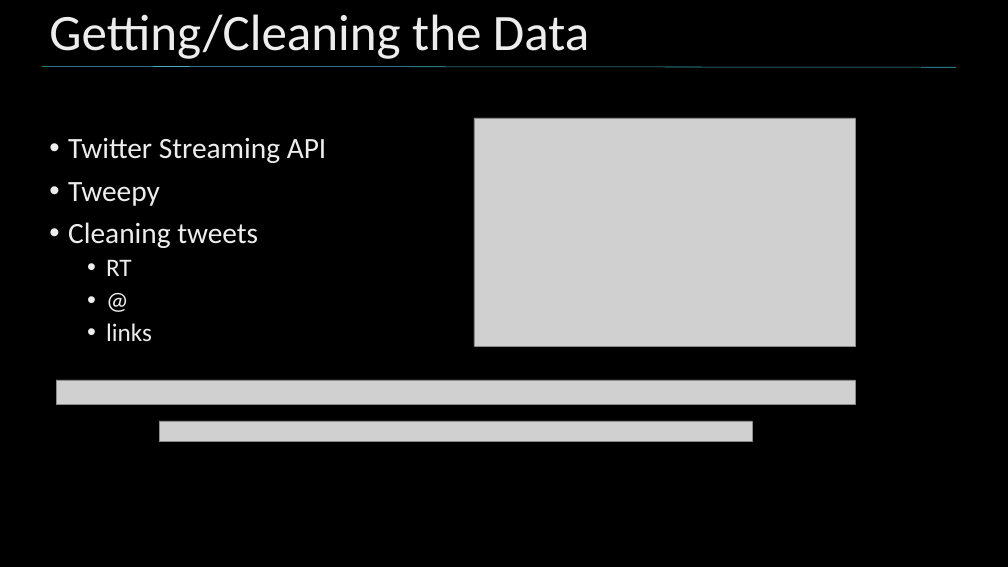
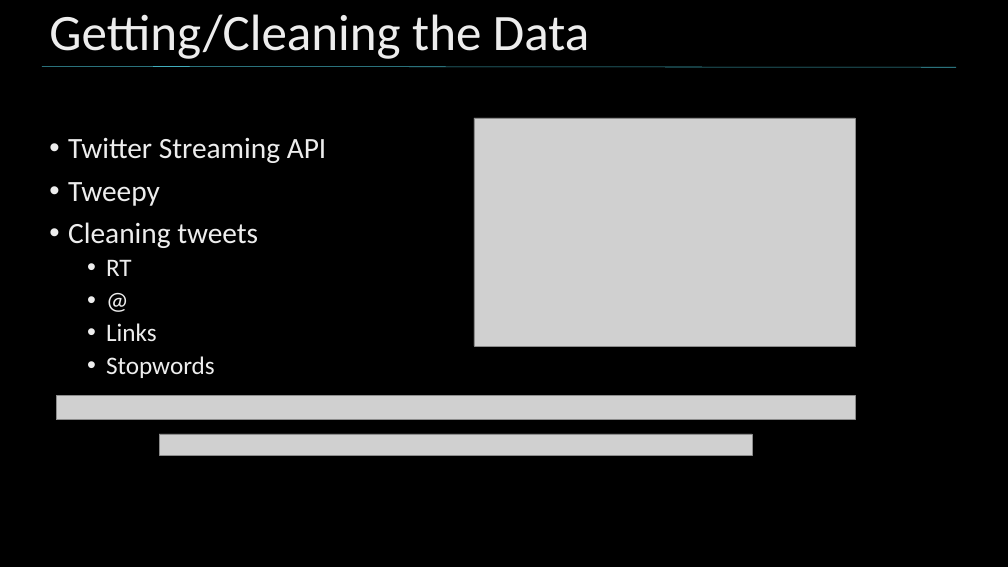
Before and after one commit to nycdatasci/bootcamp009_project, a slide deck: slide 5 of Project4-Capstone/MHD_Capstone/MHD_Twitter_Clustering.pptx. Drawn at 1008x567 pixels with LibreOffice and Linux fonts; fonts in the diff are those of the drawing; grey boxes stand for pictures; background and template pictures are left out. Boxes give left, top, right and bottom in pixels: in the first picture for what was removed or moved away, otherwise in the second. Text is boxed around its words. In the diff, an @@ line names an element or a change of style, - is before the commit and + after.

Commit message:
ppt

```diff
--- a/Project4-Capstone/MHD_Capstone/MHD_Twitter_Clustering.pptx
+++ b/Project4-Capstone/MHD_Capstone/MHD_Twitter_Clustering.pptx
@@ text at box(106, 323, 215, 378): text changed @@
-  • links
+  • Links
+  • Stopwords
@@ picture: place and size @@
-picture at box(56, 380, 855, 405)
+picture at box(56, 395, 855, 420)
@@ picture: place and size @@
-picture at box(159, 421, 752, 442)
+picture at box(159, 434, 752, 455)
```
Also in this commit, not shown: 2 other slides changed.
